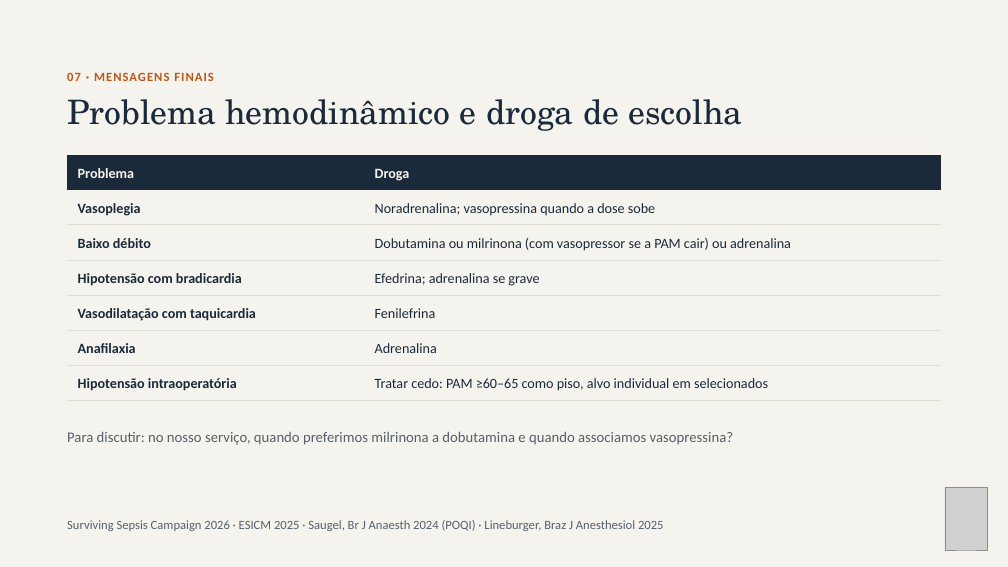
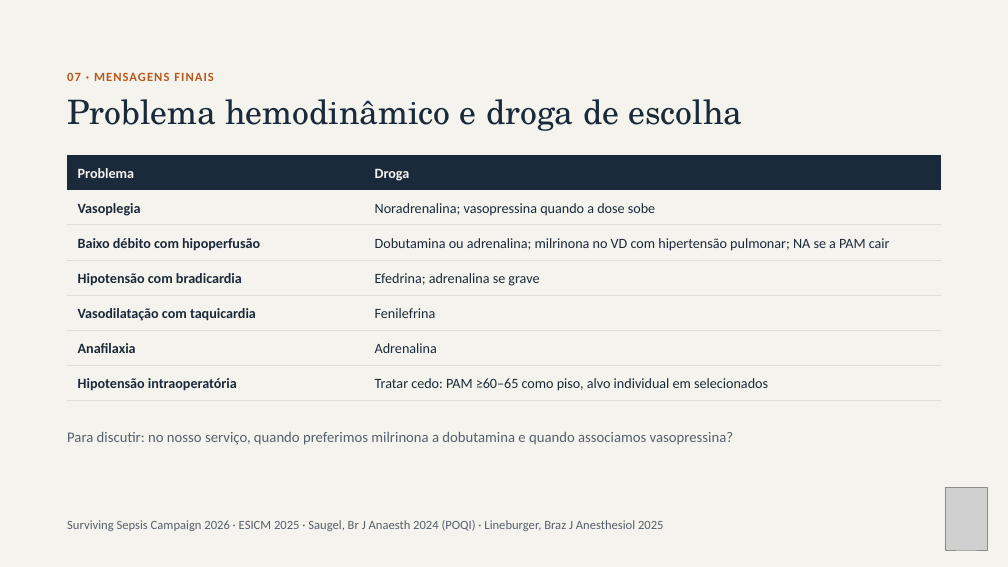
Before and after one commit to brunomoraesdubois-bit/Bruno, a slide deck: slide 16 of apresentacao/Aminas_Vasoativas.pptx (slide 15 before the commit). Drawn at 1008x567 pixels with LibreOffice and Linux fonts; fonts in the diff are those of the drawing; grey boxes stand for pictures. Boxes give left, top, right and bottom in pixels: in the first picture for what was removed or moved away, otherwise in the second. Text is boxed around its words. In the diff, an @@ line names an element or a change of style, - is before the commit and + after.

```diff
--- a/apresentacao/Aminas_Vasoativas.pptx
+++ b/apresentacao/Aminas_Vasoativas.pptx
@@ table at bbox=[67, 156, 941, 395] @@
-row 3, column 1: Baixo débito
+row 3, column 1: Baixo débito com hipoperfusão
-row 3, column 2: Dobutamina ou milrinona (com vasopressor se a PAM cair) ou adrenalina
+row 3, column 2: Dobutamina ou adrenalina; milrinona no VD com hipertensão pulmonar; NA se a PAM cair
```
Also in this commit, not shown: 7 other slides changed, 1 slide added, 16 other files.
